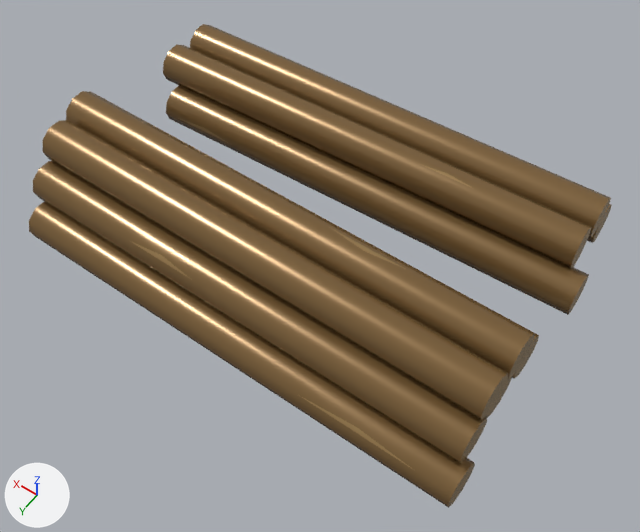
Two versions of the glTF model assets/models/props/prp_timber_stack.glb, one commit apart.
Camera for both pictures: a camera (50 mm lens) standing at (-0.747, 1.015, 1.486) and looking at (-0.041, 0.028, -0.066). Every picture has the same lights, and +X, +Y and +Z are marked at lower left. The picture after the commit comes second. Where no turn or scale is listed for an object, it has been applied to the vertices.

Names of what the first picture shows: 'Logs'.
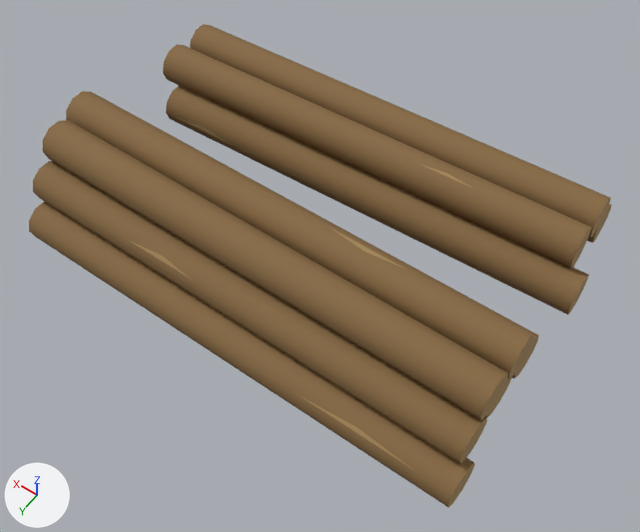
The change, as JSON lines over the scene's bpy script:
```json
{"op": "set", "path": "mat_wood.metallic", "old": "0.4", "new": "0.0"}
{"op": "set", "path": "mat_wood.roughness", "old": "0.272", "new": "0.82"}
```

Location of each change, [x1, y1, x2, y2] in pixels of the pictures (640 x 532 px):
```json
{"object": "Logs", "change": "surface changed", "before": [29, 24, 611, 508], "after": [29, 24, 611, 508]}
```
